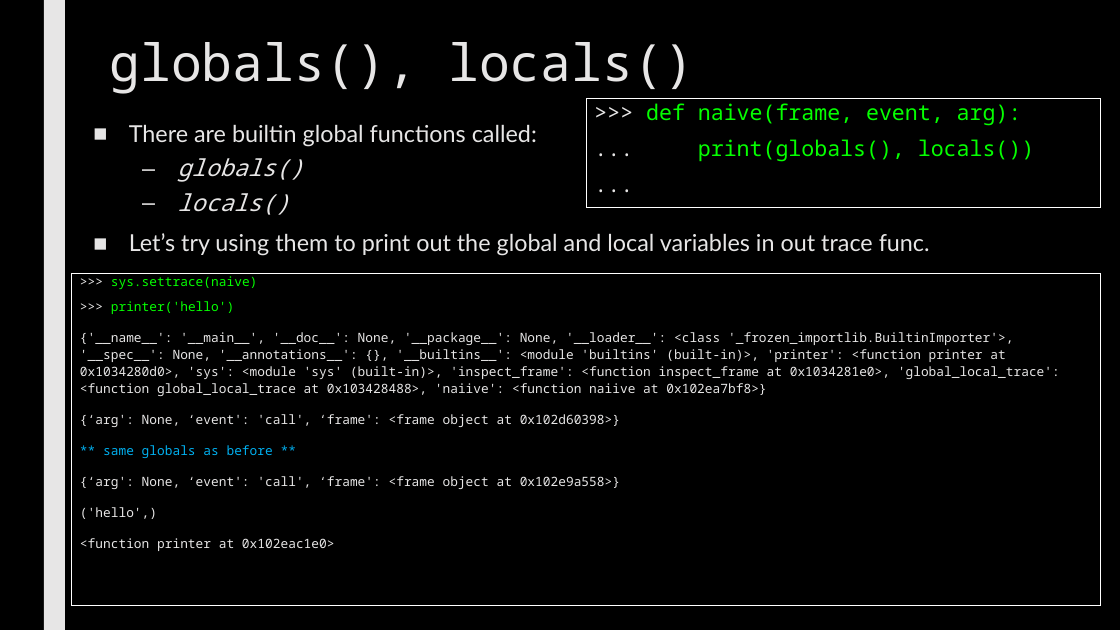
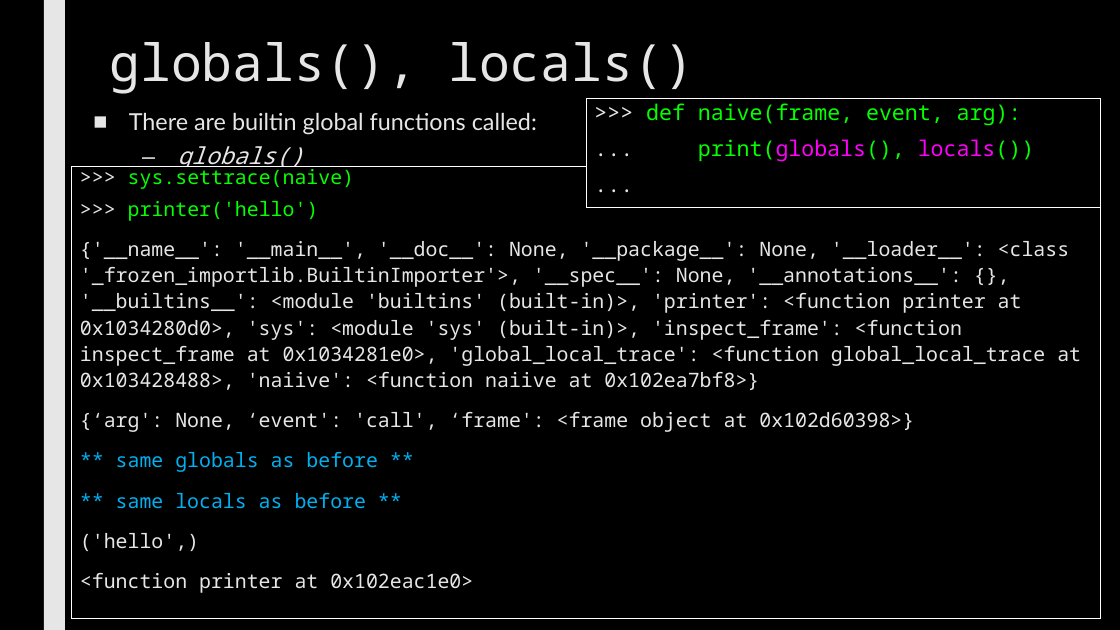
Before and after one commit to max7patek/metaprogramming, a slide deck: slide 9 of slides/06-PythonReflection.pptx (slide 8 before the commit). Drawn at 1120x630 pixels with LibreOffice and Linux fonts; fonts in the diff are those of the drawing. Boxes give left, top, right and bottom in pixels: in the first picture for what was removed or moved away, otherwise in the second. Text is boxed around its words. In the diff, an @@ line names an element or a change of style, - is before the commit and + after.

```diff
--- a/slides/06-PythonReflection.pptx
+++ b/slides/06-PythonReflection.pptx
@@ text "There are builtin global functions ...": place and size @@
-text "There are builtin global functions ..." at (129,124,930,256)
+text "There are builtin global functions ..." at (129,112,929,245)
@@ text in rectangle at (698,139,1034,162): text colour #05FF00 to #FF00FA in "print(globals(), locals())" @@
@@ rectangle ">>> sys.settrace(naive)": place and size @@
-rectangle ">>> sys.settrace(naive)" at (71,273,1101,605)
+rectangle ">>> sys.settrace(naive)" at (71,167,1101,618)
@@ rectangle ">>> sys.settrace(naive)" at (71,167,1101,618): fill none to #000000 @@
@@ text in rectangle at (80,166,1081,593): size 11 to 17 pt @@
@@ text at (129,217,929,245): text changed @@
-■ Let’s try using them to print out the global and local variables in out trace func.
+■ Let’s try using them to print out the global and local variables in our trace func.
@@ text in rectangle at (116,493,366,509): text changed; size 11 to 17 pt; text colour #E7E6E6 to #00B0F0 @@
-{‘arg': None, ‘event': 'call', ‘frame': <frame object at 0x102e9a558>}
+** same locals as before **
```
Also in this commit, not shown: 12 other slides changed, 3 slides added.
